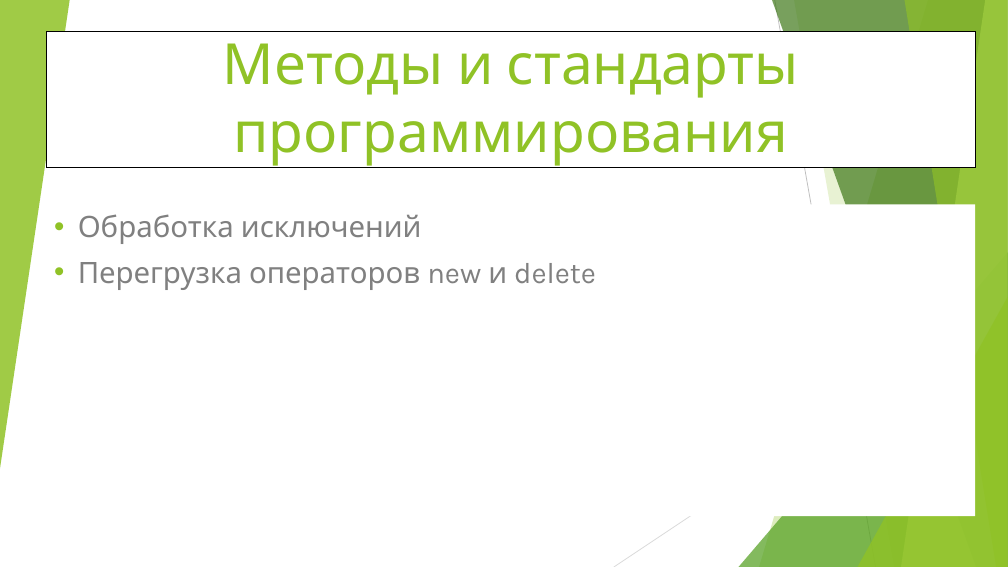
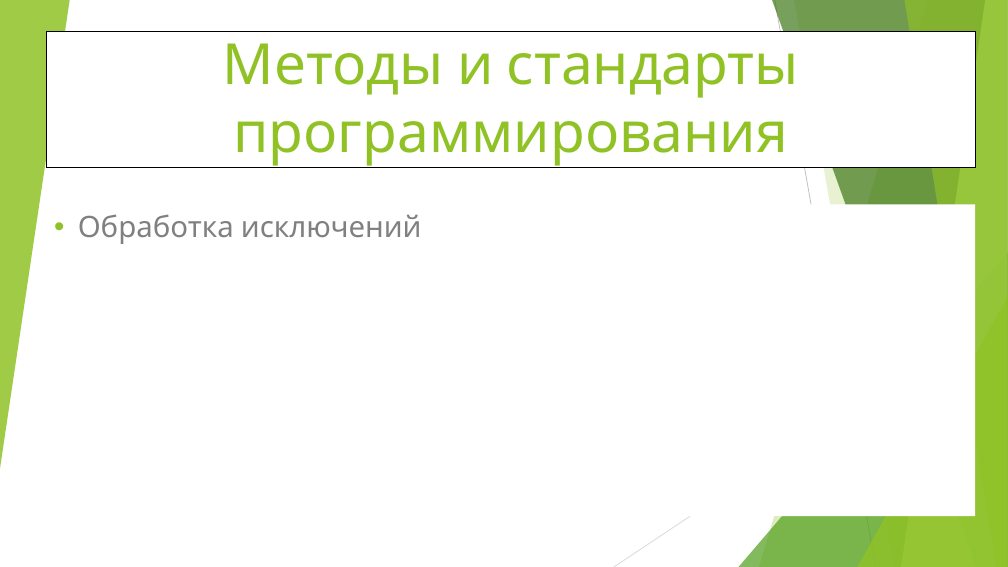
Before and after one commit to WhiteCatStudies/lectures, a slide deck: slide 1 of pt1/lectures/lecture5/lecture5.pptx. Drawn at 1008x567 pixels with LibreOffice and Linux fonts; fonts in the diff are those of the drawing. Boxes give left, top, right and bottom in pixels: in the first picture for what was removed or moved away, otherwise in the second. Text is boxed around its words. In the diff, an @@ line names an element or a change of style, - is before the commit and + after.

Commit message:
Lecture 6: new and delete overloading

```diff
--- a/pt1/lectures/lecture5/lecture5.pptx
+++ b/pt1/lectures/lecture5/lecture5.pptx
@@ subtitle at [78, 262, 596, 290]: paragraph removed @@
-• Перегрузка операторов new и delete
```
Also in this commit, not shown: 6 slides removed, 35 other files.
